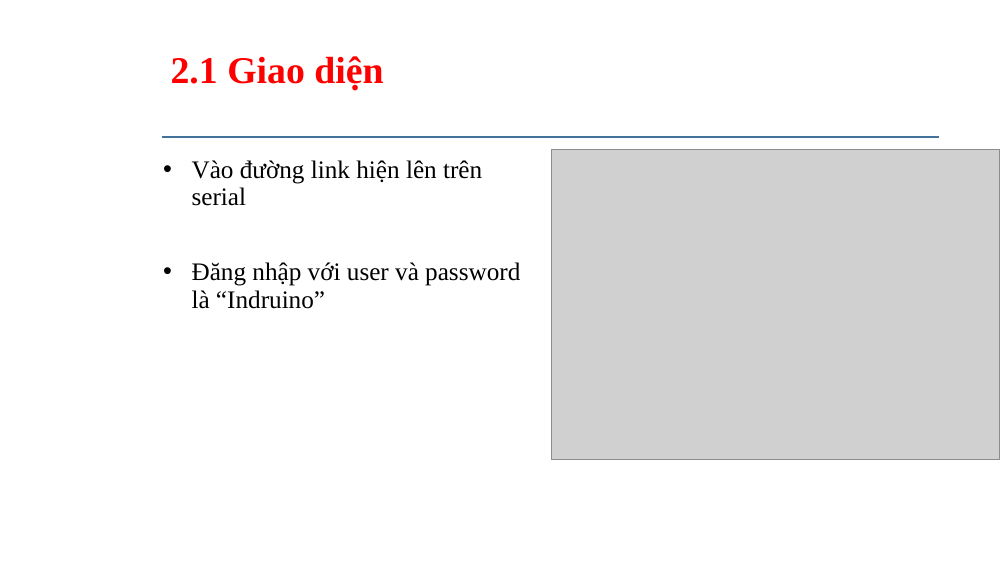
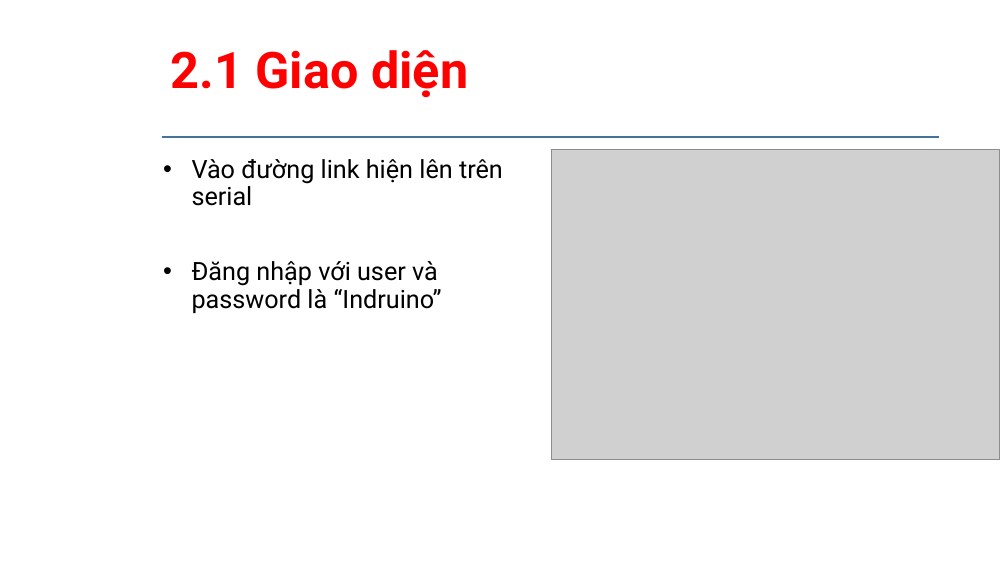
Before and after one commit to daotuyen9244/Indruino-Iot-Project, a slide deck: slide 11 of FW/Phuc/WEEK4_config_dialogtic_cotrol_information/TEMPLATE SLITE Writehttp.pptx. Drawn at 1008x567 pixels with LibreOffice and Linux fonts; fonts in the diff are those of the drawing; grey boxes stand for pictures; background and template pictures are left out. Boxes give left, top, right and bottom in pixels: in the first picture for what was removed or moved away, otherwise in the second. Text is boxed around its words. In the diff, an @@ line names an element or a change of style, - is before the commit and + after.

```diff
--- a/FW/Phuc/WEEK4_config_dialogtic_cotrol_information/TEMPLATE SLITE Writehttp.pptx
+++ b/FW/Phuc/WEEK4_config_dialogtic_cotrol_information/TEMPLATE SLITE Writehttp.pptx
@@ title "2.1 Giao diện" at (x1=171, y1=50, x2=468, y2=97): size 36 to 48 pt, font Times New Roman to Roboto @@
@@ text "Vào đường link hiện lên ..." at (x1=192, y1=159, x2=503, y2=313): font Times New Roman to Roboto @@
```
Also in this commit, not shown: 23 other slides changed.
